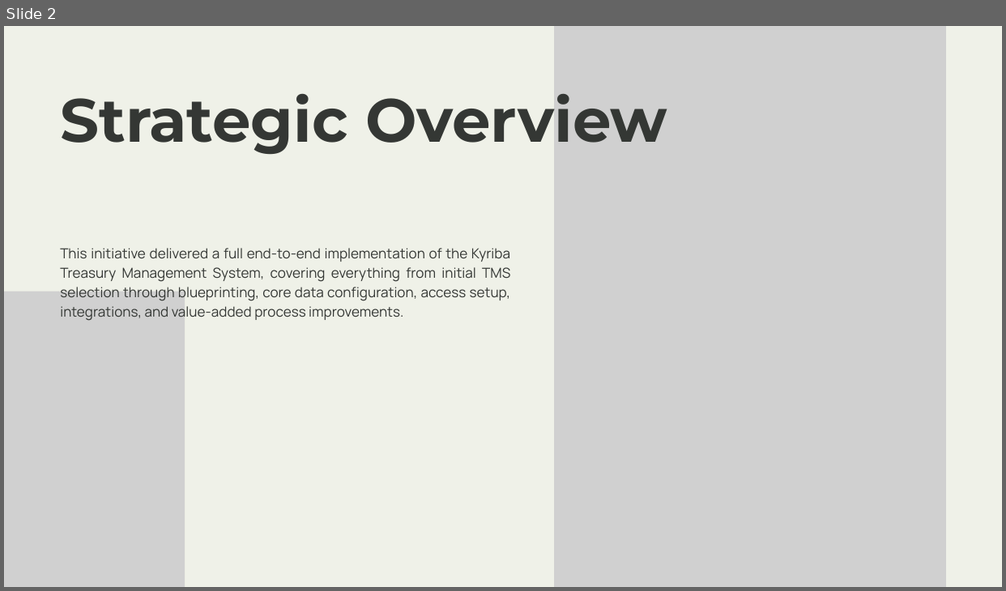
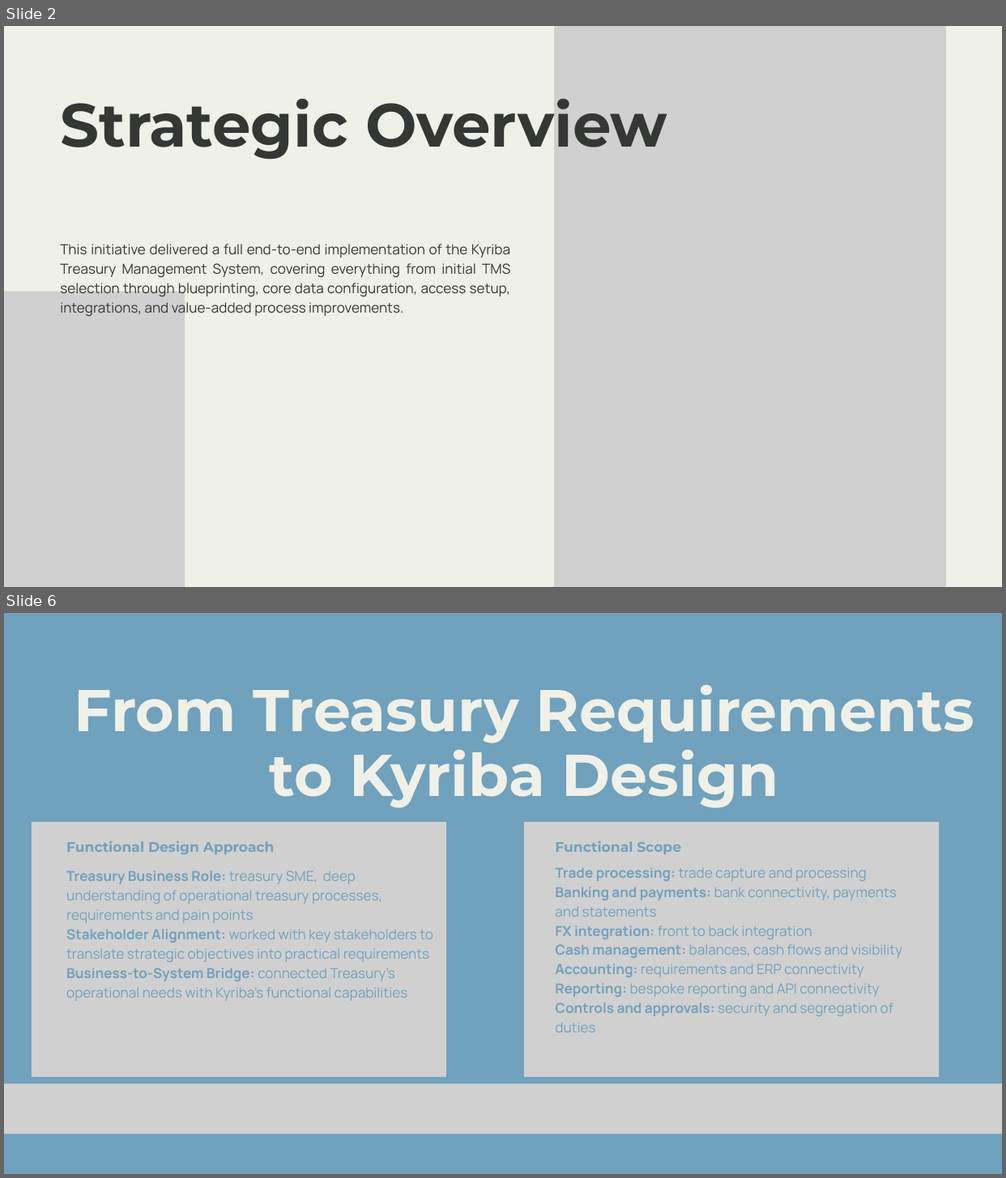
Before and after one commit to sgarciapuga/Work_Portfolio, a slide deck: kyriba-transformation/presentation/kyriba-transformation.pptx. Shown one above the other, each under a label of ours: slide 2 before the commit, slides 2 and 6 after it; the slides between them are not shown. The pictures are 1006x591 and 1006x1178 pixels, drawn with LibreOffice and Linux fonts; fonts in the diff are those of the drawing; grey boxes stand for pictures. Boxes give left, top, right and bottom in pixels: in the first picture for what was removed or moved away, otherwise in the second. Text is boxed around its words. In the diff, an @@ line names an element or a change of style, - is before the commit and + after.

Commit message:
Kyriba presentation

```diff
--- a/kyriba-transformation/presentation/kyriba-transformation.pptx
+++ b/kyriba-transformation/presentation/kyriba-transformation.pptx
@@ slide 6 added at <box>4,613,1002,1174</box>, background #70A1BD @@
@@ text added at <box>74,685,974,808</box>, 85 pt, text #EFF1E8, bold @@
+From Treasury Requirements to Kyriba Design
@@ picture added at <box>32,822,446,1077</box> @@
@@ picture added at <box>524,822,939,1077</box> @@
@@ text added at <box>66,841,275,855</box>, 20 pt, text #70A1BD, bold @@
+Functional Design Approach
@@ text added at <box>555,841,681,854</box>, 20 pt, text #70A1BD, bold @@
+Functional Scope
@@ text added at <box>66,871,433,1001</box>, 20 pt, text #70A1BD @@
+Treasury Business Role: treasury SME, deep understanding of operational treasury processes, requirements and pain points
+Stakeholder Alignment: worked with key stakeholders to translate strategic objectives into practical requirements
+Business-to-System Bridge: connected Treasury's operational needs with Kyriba's functional capabilities
@@ text added at <box>555,867,902,1033</box>, 20 pt, text #70A1BD @@
+Trade processing: trade capture and processing
+Banking and payments: bank connectivity, payments and statements
+FX integration: front to back integration
+Cash management: balances, cash flows and visibility
+Accounting: requirements and ERP connectivity
+Reporting: bespoke reporting and API connectivity
+Controls and approvals: security and segregation of duties
@@ picture added at <box>4,1084,1002,1134</box> @@
@@ slide 2 changed as well @@
@@ text "Strategic Overview": place and size @@
-text "Strategic Overview" at <box>60,93,667,154</box>
+text "Strategic Overview" at <box>60,98,667,159</box>
@@ text "This initiative delivered a full ...": place and size @@
-text "This initiative delivered a full ..." at <box>60,248,510,321</box>
+text "This initiative delivered a full ..." at <box>60,244,510,317</box>
```
Also in this commit, not shown: 1 other slide changed, 16 other slides added, 12 slides removed, 3 other files.
